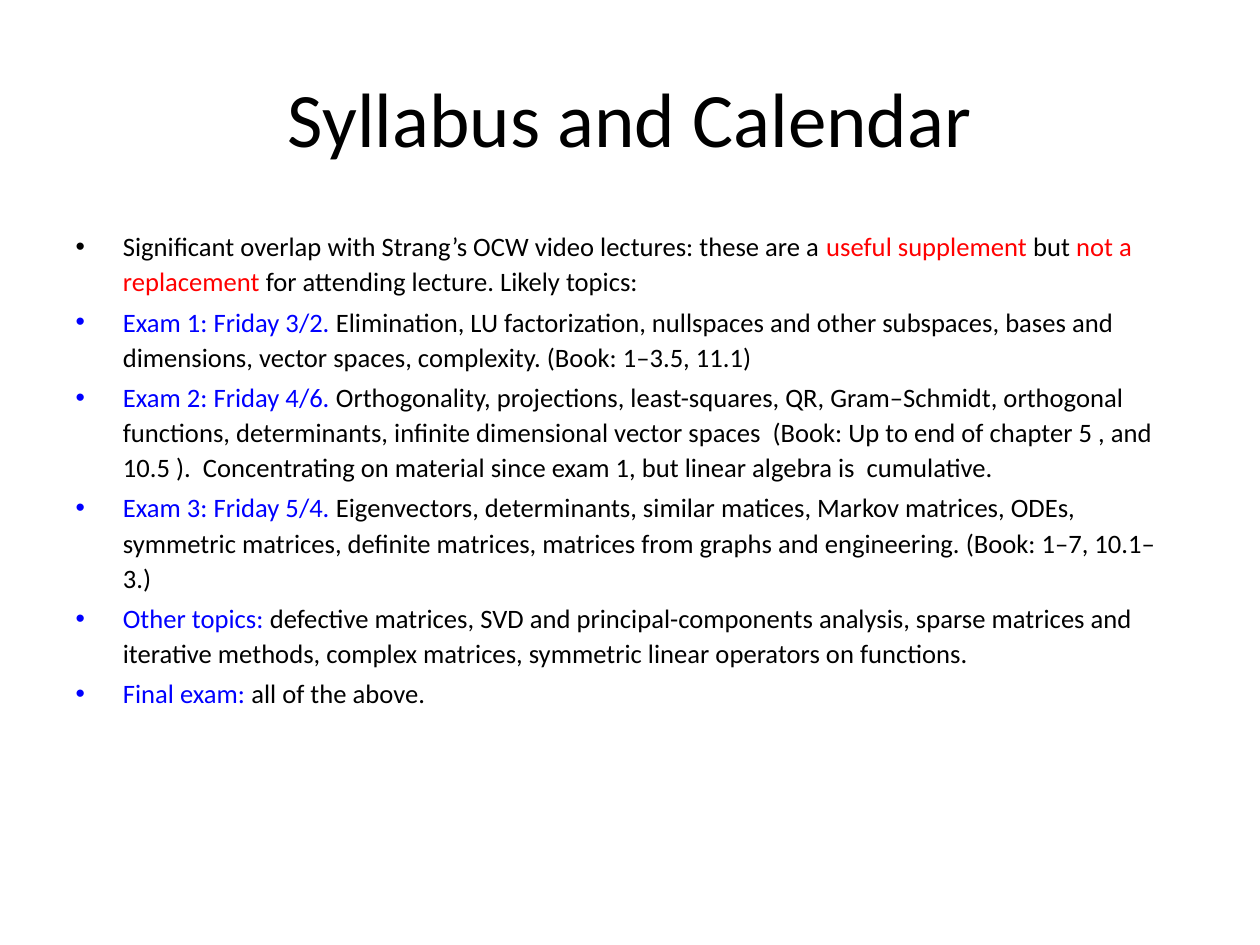
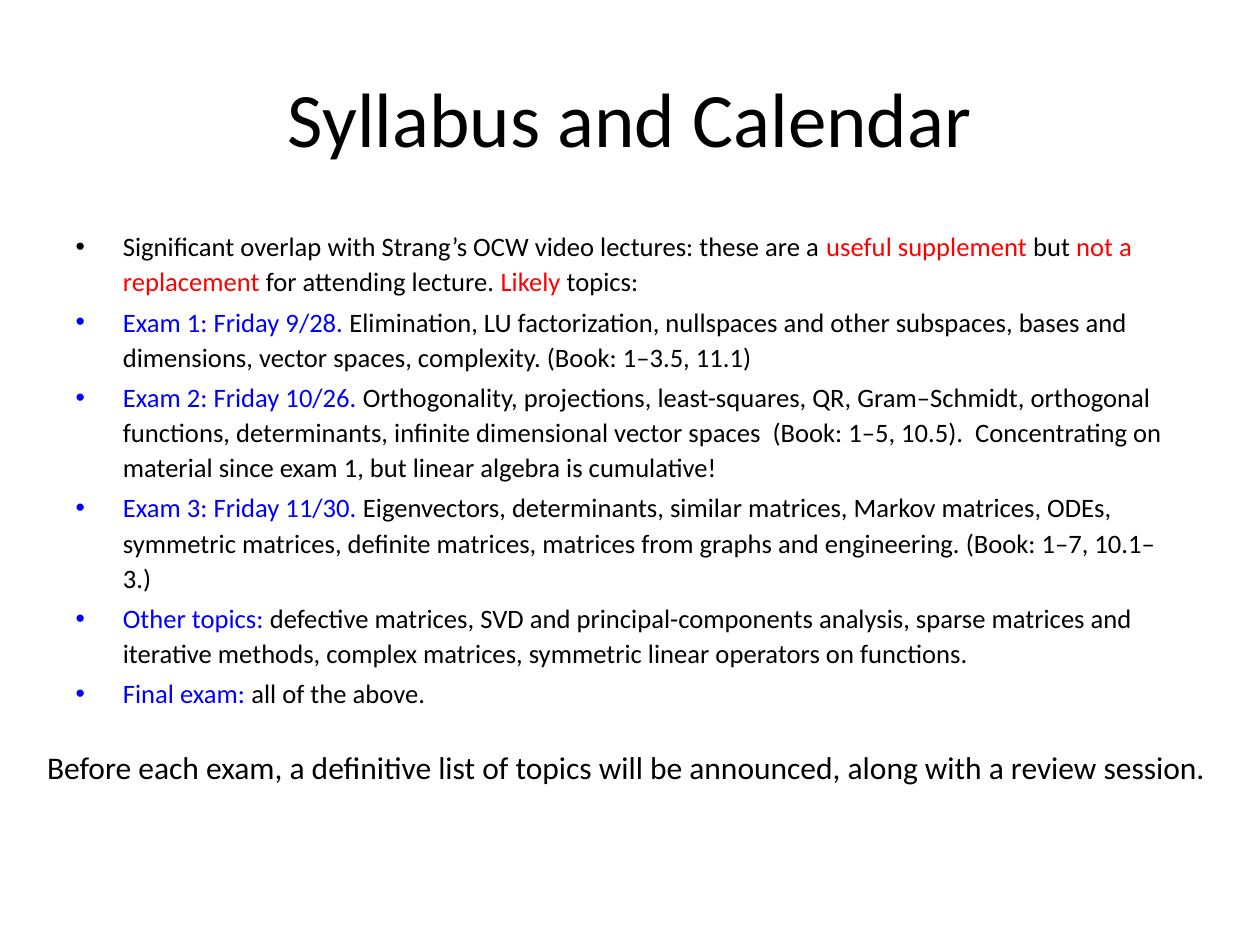
Before and after one commit to mitmath/1806, a slide deck: slide 5 of lectures/1806overview.pptx. Drawn at 1260x945 pixels with LibreOffice and Linux fonts; fonts in the diff are those of the drawing. Boxes give left, top, right and bottom in pixels: in the first picture for what was removed or moved away, otherwise in the second. Text is boxed around its words. In the diff, an @@ line names an element or a change of style, - is before the commit and + after.

Commit message:
lecture 1 updates

```diff
--- a/lectures/1806overview.pptx
+++ b/lectures/1806overview.pptx
@@ text at bbox=[123, 237, 1132, 296]: text colour #000000 to #FF0000 in "Likely" @@
@@ text at bbox=[123, 313, 1161, 592]: text changed @@
-• Exam 1: Friday 3/2. Elimination, LU factorization, nullspaces and other subspaces, bases and dimensions, vector spaces, complexity. (Book: 1–3.5, 11.1)
-• Exam 2: Friday 4/6. Orthogonality, projections, least-squares, QR, Gram–Schmidt, orthogonal functions, determinants, infinite dimensional vector spaces (Book: Up to end of chapter 5 , and 10.5 ). Concentrating on material since exam 1, but linear algebra is cumulative.
-• Exam 3: Friday 5/4. Eigenvectors, determinants, similar matices, Markov matrices, ODEs, symmetric matrices, definite matrices, matrices from graphs and engineering. (Book: 1–7, 10.1–3.)
+• Exam 1: Friday 9/28. Elimination, LU factorization, nullspaces and other subspaces, bases and dimensions, vector spaces, complexity. (Book: 1–3.5, 11.1)
+• Exam 2: Friday 10/26. Orthogonality, projections, least-squares, QR, Gram–Schmidt, orthogonal functions, determinants, infinite dimensional vector spaces (Book: 1–5, 10.5). Concentrating on material since exam 1, but linear algebra is cumulative!
+• Exam 3: Friday 11/30. Eigenvectors, determinants, similar matrices, Markov matrices, ODEs, symmetric matrices, definite matrices, matrices from graphs and engineering. (Book: 1–7, 10.1–3.)
@@ text added at bbox=[47, 757, 1205, 785], 18 pt, text #000000 @@
+Before each exam, a definitive list of topics will be announced, along with a review session.
```
Also in this commit, not shown: 5 other slides changed, 1 slide added, 2 other files.
